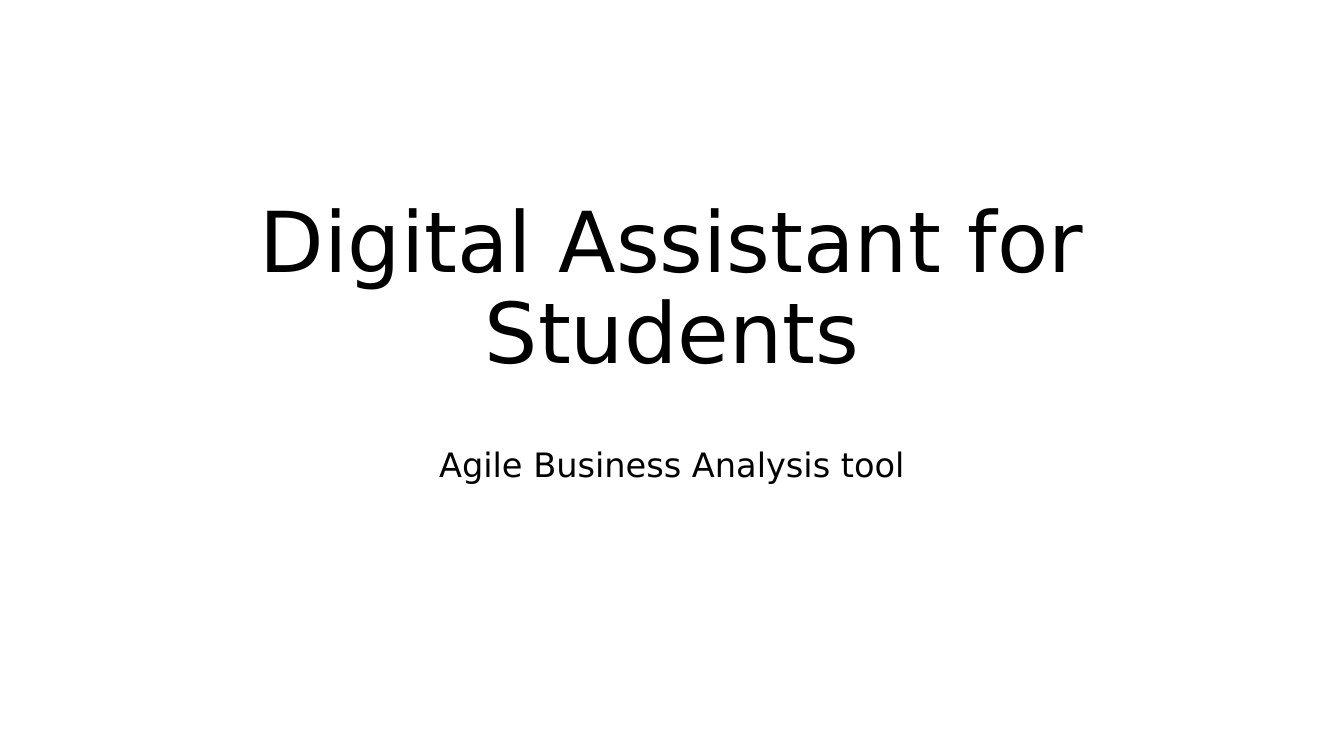
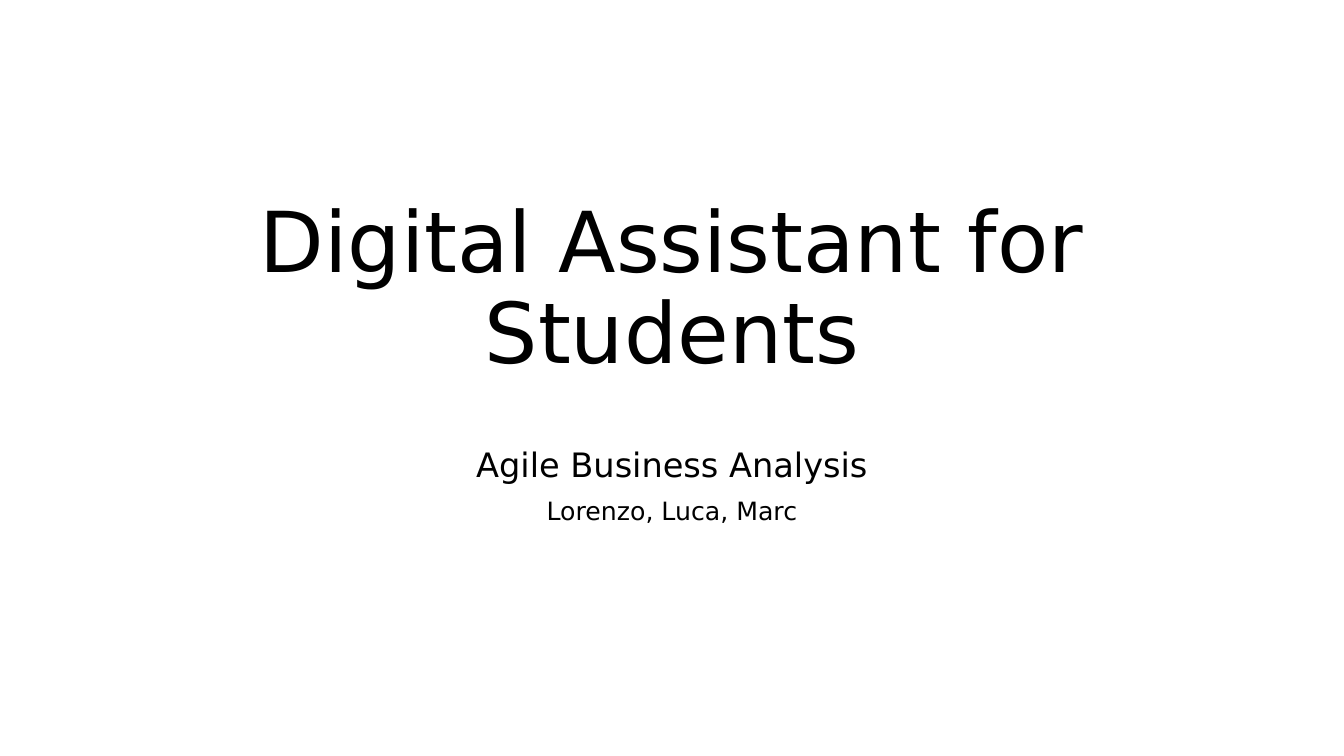
Before and after one commit to AgileBusinessAnalysis/02_TEAM, a slide deck: slide 1 of Idea_Pitch.pptx. Drawn at 1344x756 pixels with LibreOffice and Linux fonts; fonts in the diff are those of the drawing. Boxes give left, top, right and bottom in pixels: in the first picture for what was removed or moved away, otherwise in the second. Text is boxed around its words. In the diff, an @@ line names an element or a change of style, - is before the commit and + after.

```diff
--- a/Idea_Pitch.pptx
+++ b/Idea_Pitch.pptx
@@ subtitle at (476,451,867,523): text changed @@
-Agile Business Analysis tool
+Agile Business Analysis
+Lorenzo, Luca, Marc
```
